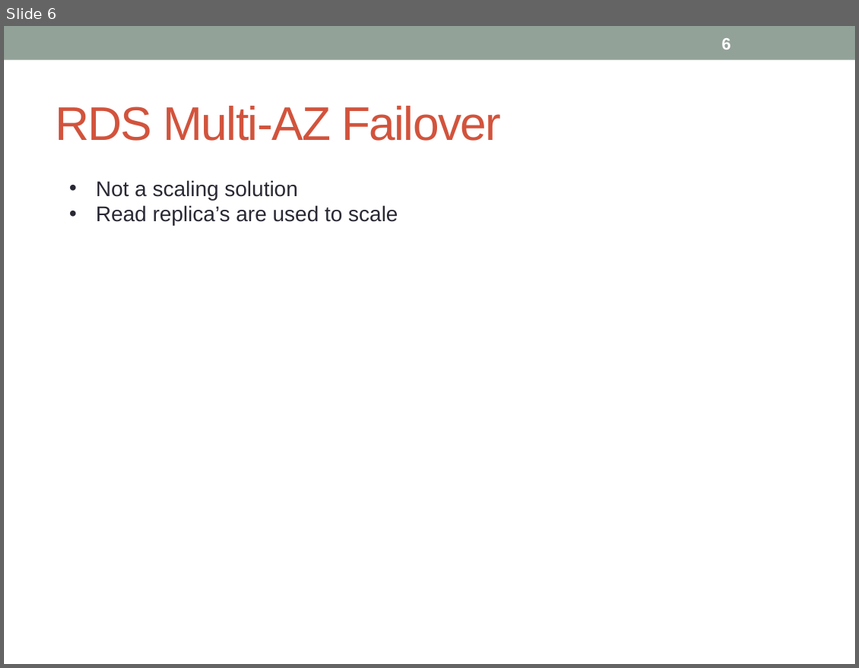
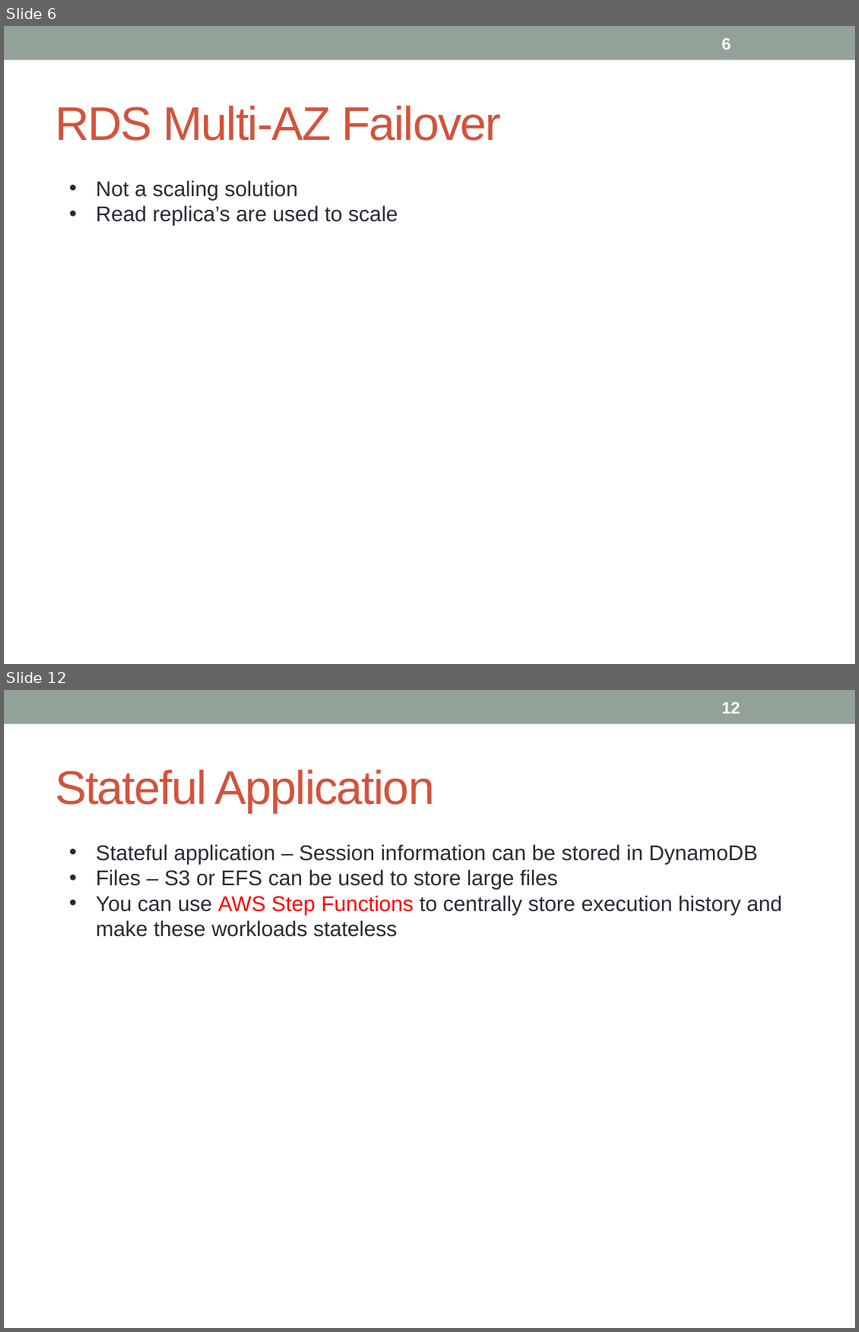
Before and after one commit to notionquest/ProjectDocumentation, a slide deck: AWS_Sysops.pptx. Shown one above the other, each under a label of ours: slide 6 before the commit, slides 6 and 12 after it; the slides between them are not shown. The pictures are 859x668 and 859x1332 pixels, drawn with LibreOffice and Linux fonts; fonts in the diff are those of the drawing. Boxes give left, top, right and bottom in pixels: in the first picture for what was removed or moved away, otherwise in the second. Text is boxed around its words. In the diff, an @@ line names an element or a change of style, - is before the commit and + after.

```diff
--- a/AWS_Sysops.pptx
+++ b/AWS_Sysops.pptx
@@ slide 12 added at bbox=[4, 690, 855, 1328], background #FFFFFF; not listed: 1 template element that a slide beside it also shows @@
@@ page number added at bbox=[722, 702, 740, 714], 14 pt, text #FFFFFF, bold @@
+12
@@ title added at bbox=[55, 770, 435, 813], 40 pt, text #D2533C @@
+Stateful Application
@@ text added at bbox=[96, 844, 783, 937], 18 pt, text #292934 @@
+• Stateful application – Session information can be stored in DynamoDB
+• Files – S3 or EFS can be used to store large files
+• You can use AWS Step Functions to centrally store execution history and make these workloads stateless
```
Also in this commit, not shown: 1 slide changed, 6 other slides added.
